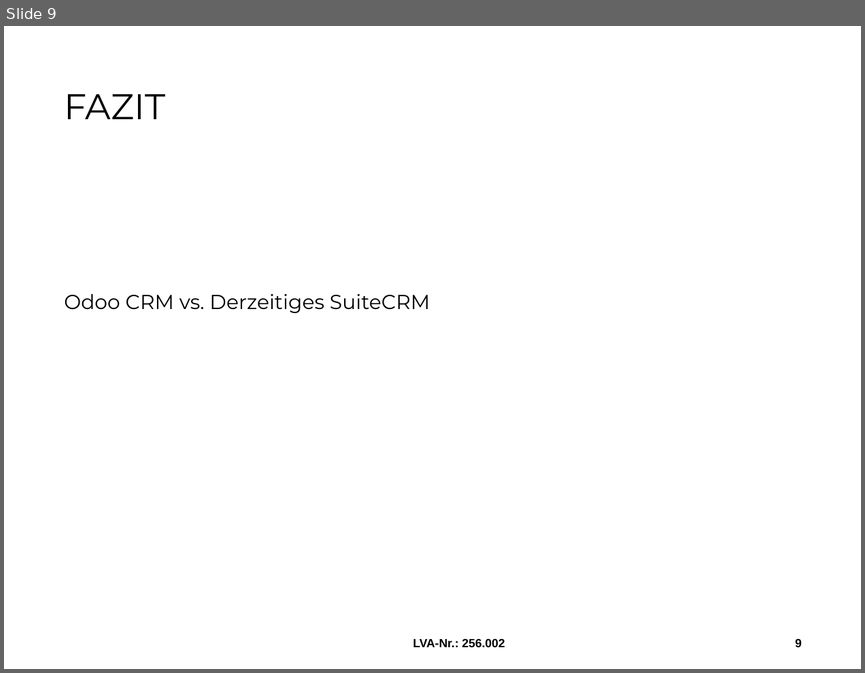
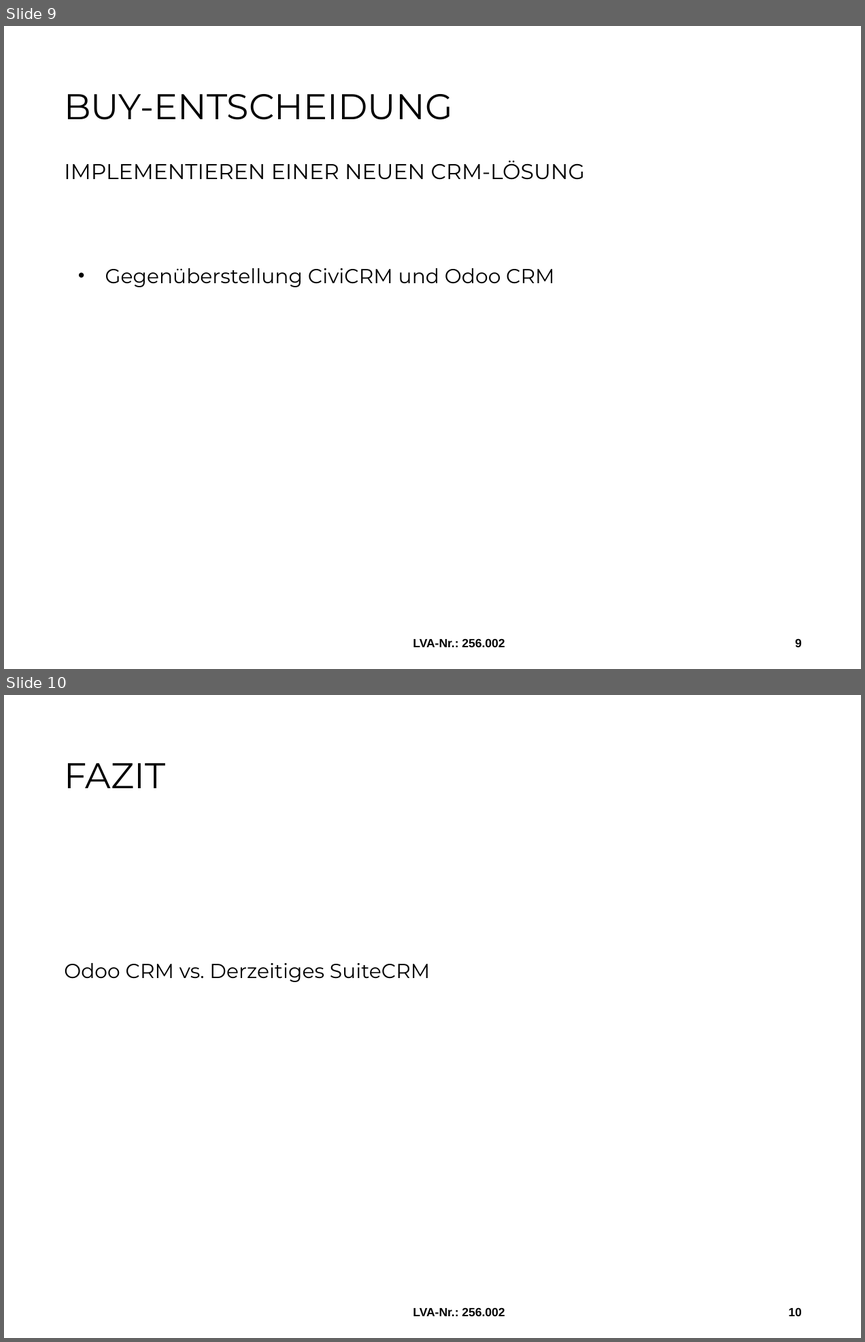
Before and after one commit to MilosTomic123/IT_Projekt_SS19, a slide deck: 2. Meilenstein.pptx. Shown one above the other, each under a label of ours: slide 9 before the commit, slides 9 and 10 after it. The pictures are 865x673 and 865x1342 pixels, drawn with LibreOffice and Linux fonts; fonts in the diff are those of the drawing; background and template pictures are left out. Boxes give left, top, right and bottom in pixels: in the first picture for what was removed or moved away, otherwise in the second. Text is boxed around its words. In the diff, an @@ line names an element or a change of style, - is before the commit and + after.

```diff
--- a/2. Meilenstein.pptx
+++ b/2. Meilenstein.pptx
@@ slide 9 added at box(4, 26, 861, 669), background #FFFFFF @@
@@ title added at box(64, 94, 585, 180), 18 pt, text #000000 @@
+BUY-ENTSCHEIDUNG
+IMPLEMENTIEREN EINER NEUEN CRM-LÖSUNG
@@ text added at box(105, 268, 554, 287), 17 pt, text #000000 @@
+• Gegenüberstellung CiviCRM und Odoo CRM
@@ text added at box(413, 638, 504, 647), 10 pt, text #000000, bold @@
+LVA-Nr.: 256.002
@@ page number added at box(795, 639, 802, 647), 10 pt, text #000000, bold @@
+9
@@ what was slide 9 is now slide 10 @@
@@ page number at box(788, 1307, 801, 1316): text changed @@
-9
+10
```
Also in this commit, not shown: 9 slides changed, 4 other slides added, 2 other files.
